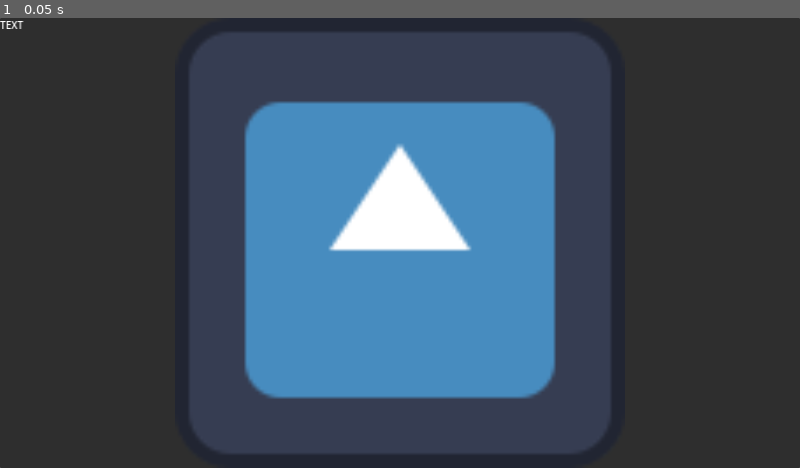
Above: before the commit, frame 1.
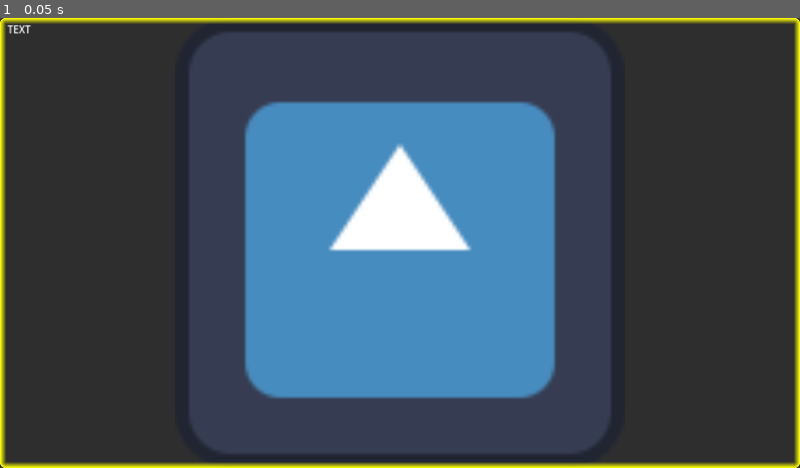
Above: after the commit, the same moment.

Repository: anthonyj-codestuff/dupeguru-csv-handler
Game: Godot game, scene res://Image.tscn
Two runs of this game, one before a commit and one after it. Both use one fixed random seed, a clock stepped at 60 frames per second and the inputs below. This scene is started directly instead of the project's main scene. The engine's default icon, where the game draws it, is replaced by a stand-in: a white triangle on a blue panel in a dark square.
Inputs:
- Up to frame 1 (0.05 s): no input

The runs differ from the first frame. In frame 1, 4.2% of the frame differs, in the area x 0-100%, y 0-100%.

Commit message:
added image selection functionality

Diff:
--- a/project/Image.gd
+++ b/project/Image.gd
@@ -2,9 +2,11 @@
 const MODULE_NAME = "Image"
 var logger = LogWriter.new()
 
+@onready var BorderNode
 @onready var TextureNode
 @onready var LabelNode
 var imageOptions: ImageOptions
+var styleBox: StyleBoxFlat
 
 func _ready():
 	pass
@@ -13,8 +15,10 @@
 	pass
 
 func setProperties(options:ImageOptions):
-	TextureNode = get_node("Container/TextureRect")
-	LabelNode = get_node("Container/FilenameLabel")
+	BorderNode = get_node("SelectedBorder")
+	TextureNode = get_node("PanelContainer/TextureRect")
+	LabelNode = get_node("PanelContainer/MarginContainer/FilenameLabel")
+	BorderNode.visible = false
 	if not options.initLoadingError:
 		imageOptions = options
 		loadImageFile(imageOptions.imageFilepath, TextureNode)
@@ -32,3 +36,12 @@
 		return "/".join(fileLayers.slice(fileLayers.size()-layers, fileLayers.size()))
 	else:
 		return imageOptions.imageFilepath
+
+func _on_image_button_pressed():
+	if imageOptions.selected:
+		imageOptions.selected = false
+		BorderNode.visible = false
+	else:
+		imageOptions.selected = true
+		BorderNode.visible = true
+	pass
--- a/project/Image.tscn
+++ b/project/Image.tscn
@@ -4,8 +4,8 @@
 [ext_resource type="StyleBox" uid="uid://skvui3iyamgx" path="res://style_box_flat.tres" id="2_gda3h"]
 [ext_resource type="Texture2D" uid="uid://bpn561bdslo" path="res://icon.svg" id="3_emrej"]
 
-[sub_resource type="Theme" id="Theme_xrt0u"]
-Panel/styles/panel = ExtResource("2_gda3h")
+[sub_resource type="Theme" id="Theme_5u7tv"]
+PanelContainer/styles/panel = ExtResource("2_gda3h")
 
 [node name="Image" type="MarginContainer"]
 offset_right = 1280.0
@@ -14,20 +14,41 @@
 size_flags_vertical = 3
 script = ExtResource("1_gk6qi")
 
-[node name="Container" type="PanelContainer" parent="."]
+[node name="SelectedBorder" type="PanelContainer" parent="."]
+z_index = 1
 layout_mode = 2
-theme = SubResource("Theme_xrt0u")
+theme = SubResource("Theme_5u7tv")
 
-[node name="FilenameLabel" type="Label" parent="Container"]
-z_index = 1
+[node name="PanelContainer" type="PanelContainer" parent="."]
+layout_mode = 2
+
+[node name="MarginContainer" type="MarginContainer" parent="PanelContainer"]
+layout_mode = 2
+theme_override_constants/margin_left = 12
+theme_override_constants/margin_top = 7
+theme_override_constants/margin_right = 12
+theme_override_constants/margin_bottom = 7
+
+[node name="FilenameLabel" type="Label" parent="PanelContainer/MarginContainer"]
 layout_mode = 2
 size_flags_vertical = 0
 text = "TEXT"
 autowrap_mode = 3
 justification_flags = 160
 
-[node name="TextureRect" type="TextureRect" parent="Container"]
+[node name="TextureRect" type="TextureRect" parent="PanelContainer"]
 layout_mode = 2
 texture = ExtResource("3_emrej")
 expand_mode = 1
 stretch_mode = 5
+
+[node name="Button" type="Button" parent="PanelContainer/TextureRect"]
+self_modulate = Color(0, 0, 0, 0)
+layout_mode = 1
+anchors_preset = 15
+anchor_right = 1.0
+anchor_bottom = 1.0
+grow_horizontal = 2
+grow_vertical = 2
+
+[connection signal="pressed" from="PanelContainer/TextureRect/Button" to="." method="_on_image_button_pressed"]
--- a/project/ImageLoader.tscn
+++ b/project/ImageLoader.tscn
@@ -9,7 +9,10 @@
 script = ExtResource("1_wsykj")
 
 [node name="ImageBox" type="HBoxContainer" parent="."]
-layout_mode = 0
-offset_right = 1280.0
-offset_bottom = 720.0
+layout_mode = 1
+anchors_preset = 15
+anchor_right = 1.0
+anchor_bottom = 1.0
+grow_horizontal = 2
+grow_vertical = 2
 script = ExtResource("2_aoym1")
--- a/project/main.tscn
+++ b/project/main.tscn
@@ -5,7 +5,16 @@
 
 [node name="Main" type="Node2D"]
 
-[node name="ImageLoader" parent="." instance=ExtResource("1_hr7x3")]
+[node name="MarginContainer" type="MarginContainer" parent="."]
+offset_right = 1280.0
+offset_bottom = 720.0
+theme_override_constants/margin_left = 3
+theme_override_constants/margin_top = 3
+theme_override_constants/margin_right = 3
+theme_override_constants/margin_bottom = 3
+
+[node name="ImageLoader" parent="MarginContainer" instance=ExtResource("1_hr7x3")]
+layout_mode = 2
 
 [node name="HBoxContainer" type="HBoxContainer" parent="."]
 anchors_preset = 8
@@ -37,5 +46,5 @@
 [node name="Node" type="Node" parent="."]
 script = ExtResource("1_ahrg1")
 
-[connection signal="pressed" from="HBoxContainer/Left" to="ImageLoader" method="_on_left_pressed"]
-[connection signal="pressed" from="HBoxContainer/Right" to="ImageLoader" method="_on_right_pressed"]
+[connection signal="pressed" from="HBoxContainer/Left" to="MarginContainer/ImageLoader" method="_on_left_pressed"]
+[connection signal="pressed" from="HBoxContainer/Right" to="MarginContainer/ImageLoader" method="_on_right_pressed"]
--- a/project/style_box_flat.tres
+++ b/project/style_box_flat.tres
@@ -1,13 +1,15 @@
 [gd_resource type="StyleBoxFlat" format=3 uid="uid://skvui3iyamgx"]
 
 [resource]
+bg_color = Color(0.6, 0.6, 0.6, 0)
 draw_center = false
-border_width_left = 5
-border_width_top = 5
-border_width_right = 5
-border_width_bottom = 5
-border_color = Color(0, 0.498039, 0, 1)
-corner_radius_top_left = 5
-corner_radius_top_right = 5
-corner_radius_bottom_right = 5
-corner_radius_bottom_left = 5
+border_width_left = 10
+border_width_top = 10
+border_width_right = 10
+border_width_bottom = 10
+border_color = Color(1, 1, 0, 1)
+border_blend = true
+corner_radius_top_left = 8
+corner_radius_top_right = 8
+corner_radius_bottom_right = 8
+corner_radius_bottom_left = 8
